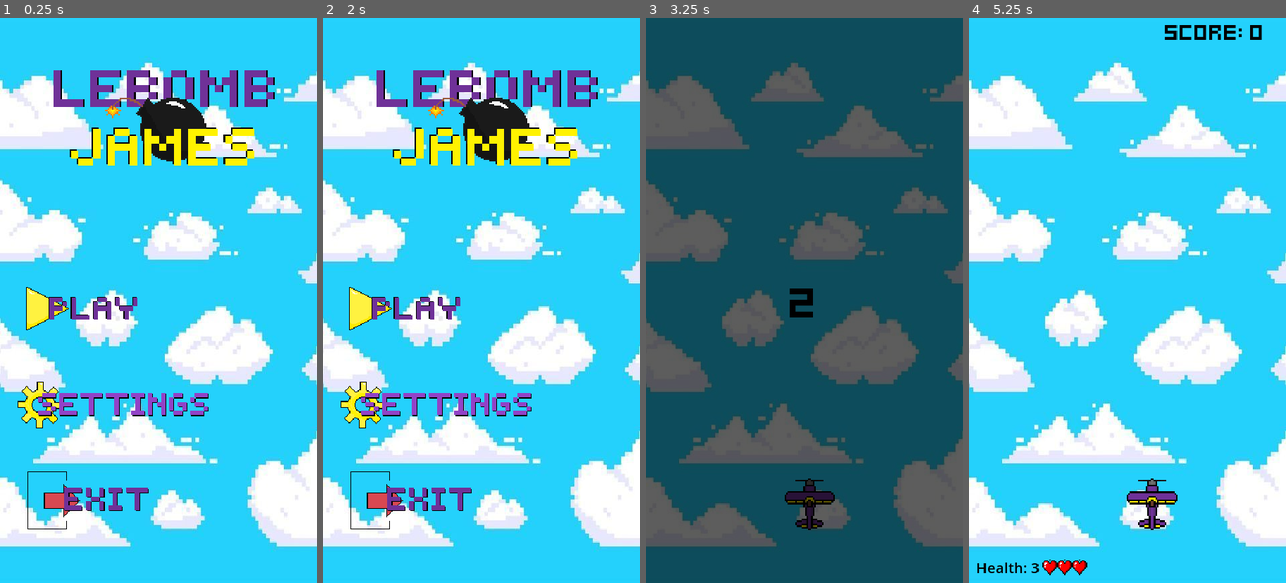
Above: before the commit, frames 1-4 (left to right).
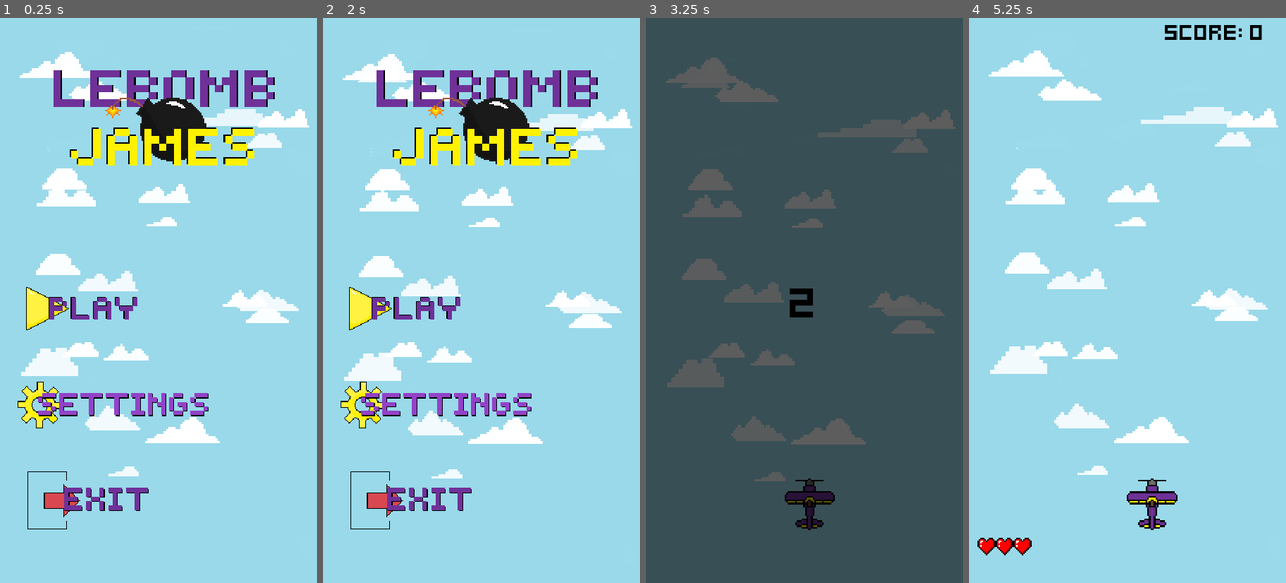
Above: after the commit, the same moments.

Repository: edmundyu2008/LeBombJames
Game: Godot game, scene res://UI/main_menu.tscn
The game is run twice, just before and just after one commit, with the same random seed, the same clock (stepped at 60 frames per second) and the same inputs.
Inputs (mouse positions are in pixels of both pictures, inside the frame that each line leads up to):
- Up to frame 1 (0.25 s): no input
- Up to frame 2 (2 s): click (437, 407) at 0.5 s; click (345, 40) at 1.25 s
- Up to frame 3 (3.25 s): click (734, 311) at 2 s; tap Enter (ui_accept) at 2.75, 2.85, 3.02 s; hold Right (ui_right) from 2.78 s (still down)
- Up to frame 4 (5.25 s): tap Enter (ui_accept) at 3.32, 3.6, 3.77, 4.07, 4.35, 5.1 s; release Right (ui_right) at 3.53 s; hold Left (ui_left) 3.53-4.28 s; hold Right (ui_right) from 4.28 s (still down)

The runs differ from the first frame. In frame 1, 90% of the frame differs, in the area x 0-100%, y 0-100%; in frame 2, 89%; in frame 3, 94%; in frame 4, 98%.

Commit message:
sort sound and animations

Diff:
--- a/UI/countdown.tscn
+++ b/UI/countdown.tscn
@@ -1,9 +1,9 @@
 [gd_scene load_steps=8 format=3 uid="uid://dqj3joh0yuscj"]
 
 [ext_resource type="Script" path="res://UI/Countdown.gd" id="1_uln5o"]
-[ext_resource type="Texture2D" uid="uid://ckm2fgpaiol5h" path="res://gamebg.jpg" id="2_s2o6m"]
 [ext_resource type="Texture2D" uid="uid://dgmft2q37eiop" path="res://player_plane/player1.png" id="3_5rcr4"]
 [ext_resource type="FontFile" uid="uid://jl34hxvwvjwv" path="res://kenney_mini_square.ttf" id="3_opc4v"]
+[ext_resource type="PackedScene" uid="uid://cvw4ajho6rrms" path="res://UI/sky_background.tscn" id="4_r5wp0"]
 
 [sub_resource type="Animation" id="Animation_l303r"]
 length = 0.001
@@ -75,12 +75,6 @@
 grow_vertical = 2
 script = ExtResource("1_uln5o")
 
-[node name="Background" type="TextureRect" parent="."]
-layout_mode = 0
-offset_right = 540.0
-offset_bottom = 960.0
-texture = ExtResource("2_s2o6m")
-
 [node name="Sprite2D" type="Sprite2D" parent="."]
 position = Vector2(280, 829)
 scale = Vector2(1.332, 1.375)
@@ -118,4 +112,6 @@
 theme_override_font_sizes/font_size = 80
 text = "3"
 
+[node name="SkyBackground" parent="." instance=ExtResource("4_r5wp0")]
+
 [connection signal="animation_finished" from="AnimationPlayer" to="." method="_on_animation_player_animation_finished"]
--- a/UI/main_menu.tscn
+++ b/UI/main_menu.tscn
@@ -1,7 +1,7 @@
 [gd_scene load_steps=7 format=3 uid="uid://c5fs8gn08j22s"]
 
 [ext_resource type="Script" path="res://UI/MainMenu.gd" id="1_uu28l"]
-[ext_resource type="Texture2D" uid="uid://ckm2fgpaiol5h" path="res://gamebg.jpg" id="2_3v4vx"]
+[ext_resource type="PackedScene" uid="uid://cvw4ajho6rrms" path="res://UI/sky_background.tscn" id="2_0csxi"]
 [ext_resource type="Texture2D" uid="uid://pa77bpkaarkn" path="res://UI/playbutton.png" id="3_8roxj"]
 [ext_resource type="Texture2D" uid="uid://ddgtu5kyq16oa" path="res://UI/settingsbutton.png" id="4_apg8w"]
 [ext_resource type="Texture2D" uid="uid://cm26q4q5ogdd7" path="res://UI/exitbutton.png" id="5_q6nuy"]
@@ -18,11 +18,7 @@
 grow_vertical = 2
 script = ExtResource("1_uu28l")
 
-[node name="Background" type="TextureRect" parent="."]
-layout_mode = 0
-offset_right = 540.0
-offset_bottom = 960.0
-texture = ExtResource("2_3v4vx")
+[node name="SkyBackground" parent="." instance=ExtResource("2_0csxi")]
 
 [node name="PlayButton" type="TextureButton" parent="."]
 layout_mode = 0
--- a/UI/settings.tscn
+++ b/UI/settings.tscn
@@ -1,20 +1,17 @@
 [gd_scene load_steps=4 format=3 uid="uid://u83r7qsgdekg"]
 
 [ext_resource type="Script" path="res://UI/settings.gd" id="1_lqaj2"]
-[ext_resource type="Texture2D" uid="uid://ckm2fgpaiol5h" path="res://gamebg.jpg" id="2_0o61m"]
+[ext_resource type="PackedScene" uid="uid://cvw4ajho6rrms" path="res://UI/sky_background.tscn" id="3_51067"]
 [ext_resource type="Texture2D" uid="uid://exr6mjjlvfrg" path="res://UI/backbutton.png" id="3_fqm84"]
 
 [node name="Settings" type="Node2D"]
 script = ExtResource("1_lqaj2")
-
-[node name="BackgroundSettings" type="TextureRect" parent="."]
-offset_right = 540.0
-offset_bottom = 960.0
-texture = ExtResource("2_0o61m")
 
 [node name="BackButtonSettings" type="TextureButton" parent="."]
 offset_right = 40.0
 offset_bottom = 40.0
 texture_normal = ExtResource("3_fqm84")
 
+[node name="SkyBackground" parent="." instance=ExtResource("3_51067")]
+
 [connection signal="pressed" from="BackButtonSettings" to="." method="_on_back_button_settings_pressed"]
--- /dev/null
+++ b/UI/sky_background.gd
@@ -0,0 +1,10 @@
+extends ParallaxBackground
+
+@onready var background = %Background
+@onready var far_clouds = %FarClouds
+@onready var close_clouds = %CloseClouds
+
+func _process(delta: float) -> void:
+	background.motion_offset.y += 2 * delta
+	far_clouds.motion_offset.y += 10 * delta
+	close_clouds.motion_offset.y += 20 * delta
--- /dev/null
+++ b/UI/sky_background.tscn
@@ -0,0 +1,37 @@
+[gd_scene load_steps=5 format=3 uid="uid://cvw4ajho6rrms"]
+
+[ext_resource type="Script" path="res://UI/sky_background.gd" id="1_2k5fc"]
+[ext_resource type="Texture2D" uid="uid://bopnctagf46us" path="res://backgroundfar.png" id="1_lwp4q"]
+[ext_resource type="Texture2D" uid="uid://nu4jjte7ko35" path="res://backgroundclose.png" id="2_eeg6y"]
+[ext_resource type="Texture2D" uid="uid://bvtcmaybxx5fj" path="res://cloudlayerclosest.png" id="3_laon0"]
+
+[node name="SkyBackground" type="ParallaxBackground"]
+script = ExtResource("1_2k5fc")
+
+[node name="Background" type="ParallaxLayer" parent="."]
+unique_name_in_owner = true
+motion_mirroring = Vector2(2.08165e-12, 960)
+
+[node name="Sky" type="TextureRect" parent="Background"]
+offset_right = 540.0
+offset_bottom = 960.0
+texture = ExtResource("1_lwp4q")
+
+[node name="FarClouds" type="ParallaxLayer" parent="."]
+unique_name_in_owner = true
+motion_mirroring = Vector2(2.08165e-12, 960)
+
+[node name="FarCloud" type="TextureRect" parent="FarClouds"]
+offset_right = 40.0
+offset_bottom = 40.0
+texture = ExtResource("2_eeg6y")
+stretch_mode = 1
+
+[node name="CloseClouds" type="ParallaxLayer" parent="."]
+unique_name_in_owner = true
+motion_mirroring = Vector2(2.08165e-12, 960)
+
+[node name="CloseCloud" type="TextureRect" parent="CloseClouds"]
+offset_right = 40.0
+offset_bottom = 40.0
+texture = ExtResource("3_laon0")
--- a/UI/you_died.tscn
+++ b/UI/you_died.tscn
@@ -1,9 +1,9 @@
 [gd_scene load_steps=5 format=3 uid="uid://d4ja00xnw3coh"]
 
 [ext_resource type="Script" path="res://UI/you_died.gd" id="1_fyss8"]
-[ext_resource type="Texture2D" uid="uid://ckm2fgpaiol5h" path="res://gamebg.jpg" id="1_x420y"]
 [ext_resource type="Resource" uid="uid://crfoy43it46ev" path="res://game_stats.tres" id="2_xpl2k"]
 [ext_resource type="FontFile" uid="uid://jl34hxvwvjwv" path="res://kenney_mini_square.ttf" id="4_b0pga"]
+[ext_resource type="PackedScene" uid="uid://cvw4ajho6rrms" path="res://UI/sky_background.tscn" id="4_lm5tk"]
 
 [node name="YouDied" type="Control"]
 layout_mode = 3
@@ -14,12 +14,6 @@
 grow_vertical = 2
 script = ExtResource("1_fyss8")
 game_stats = ExtResource("2_xpl2k")
-
-[node name="TextureRect" type="TextureRect" parent="."]
-layout_mode = 0
-offset_right = 540.0
-offset_bottom = 960.0
-texture = ExtResource("1_x420y")
 
 [node name="CenterContainer" type="CenterContainer" parent="."]
 layout_mode = 1
@@ -87,3 +81,5 @@
 theme_override_font_sizes/font_size = 20
 text = "Press space to return to main menu"
 horizontal_alignment = 1
+
+[node name="SkyBackground" parent="." instance=ExtResource("4_lm5tk")]
--- a/main.gd
+++ b/main.gd
@@ -5,7 +5,6 @@
 @onready var hearts: TextureRect = $Hearts
 @onready var plane: Node2D = $Plane
 @onready var score_label: Label = $ScoreLabel
-@onready var health_label: Label = $HealthLabel
 
 var heart_size = 254
 
@@ -13,16 +12,15 @@
 	randomize()
 	update_score_label(game_stats.score)
 	game_stats.score_changed.connect(update_score_label)
-	update_health_label(game_stats.player_health)
-	game_stats.player_health_changed.connect(update_health_label)
+	update_health_points(game_stats.player_health)
+	game_stats.player_health_changed.connect(update_health_points)
 	plane.tree_exiting.connect(func():
 		await get_tree().create_timer(0.5).timeout
 		get_tree().change_scene_to_file("res://UI/you_died.tscn")
 		)
 
 
-func update_health_label(new_player_health: int) -> void:
-	health_label.text = "Health: " + str(new_player_health)
+func update_health_points(new_player_health: int) -> void:
 	$Hearts.size.x = new_player_health * heart_size
 
 func update_score_label(new_score: int) -> void:
--- a/main.tscn
+++ b/main.tscn
@@ -1,9 +1,9 @@
 [gd_scene load_steps=9 format=3 uid="uid://sgq6lpm8oo6y"]
 
 [ext_resource type="Script" path="res://main.gd" id="1_0qyg6"]
-[ext_resource type="Texture2D" uid="uid://ckm2fgpaiol5h" path="res://gamebg.jpg" id="1_g5nok"]
 [ext_resource type="PackedScene" uid="uid://cltw1jastd5q3" path="res://player_plane/plane.tscn" id="2_31cqr"]
 [ext_resource type="Resource" uid="uid://crfoy43it46ev" path="res://game_stats.tres" id="2_yk8ov"]
+[ext_resource type="PackedScene" uid="uid://cvw4ajho6rrms" path="res://UI/sky_background.tscn" id="3_8bceq"]
 [ext_resource type="PackedScene" uid="uid://cay4vl7nga5bg" path="res://opps/opp_generator.tscn" id="3_jg6w0"]
 [ext_resource type="FontFile" uid="uid://jl34hxvwvjwv" path="res://kenney_mini_square.ttf" id="6_v323r"]
 [ext_resource type="PackedScene" uid="uid://dbc6wuup05crm" path="res://UI/pause_menu.tscn" id="7_45hcr"]
@@ -13,10 +13,7 @@
 script = ExtResource("1_0qyg6")
 game_stats = ExtResource("2_yk8ov")
 
-[node name="Background" type="TextureRect" parent="."]
-offset_right = 540.0
-offset_bottom = 960.0
-texture = ExtResource("1_g5nok")
+[node name="SkyBackground" parent="." instance=ExtResource("3_8bceq")]
 
 [node name="ScoreLabel" type="Label" parent="."]
 z_index = 1
@@ -30,24 +27,14 @@
 text = "SCORE"
 
 [node name="Hearts" type="TextureRect" parent="."]
-offset_left = 125.0
-offset_top = 921.0
-offset_right = 379.0
-offset_bottom = 1175.0
-scale = Vector2(0.1, 0.1)
+offset_left = 15.0
+offset_top = 883.0
+offset_right = 269.0
+offset_bottom = 1137.0
+scale = Vector2(0.12, 0.12)
 texture = ExtResource("9_6brik")
 expand_mode = 1
 stretch_mode = 1
-
-[node name="HealthLabel" type="Label" parent="."]
-z_index = 1
-offset_left = 12.0
-offset_top = 916.0
-offset_right = 100.0
-offset_bottom = 951.0
-theme_override_colors/font_color = Color(0, 0, 0, 1)
-theme_override_font_sizes/font_size = 25
-text = "Health:"
 
 [node name="Plane" parent="." instance=ExtResource("2_31cqr")]
 position = Vector2(280, 829)
Binary file added: backgroundclose.png
Not shown, added: backgroundclose.png.import
Binary file added: backgroundfar.png
Not shown, added: backgroundfar.png.import
Binary file added: cloudlayerclosest.png
Not shown, changed: cloudlayerclosest.png.import
Binary file removed: gamebg.jpg
